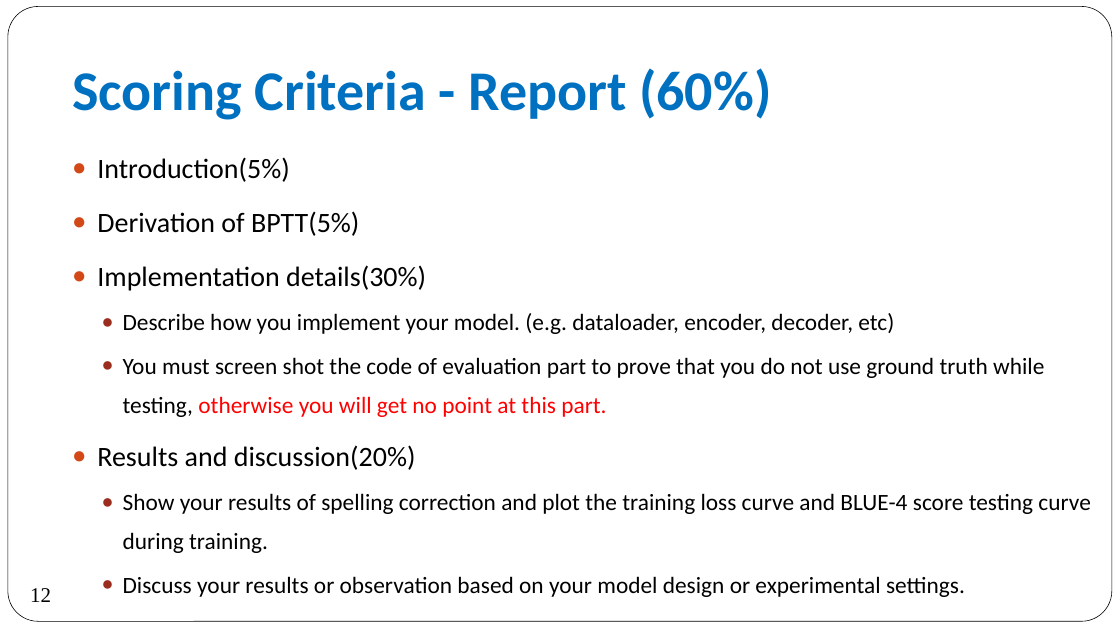
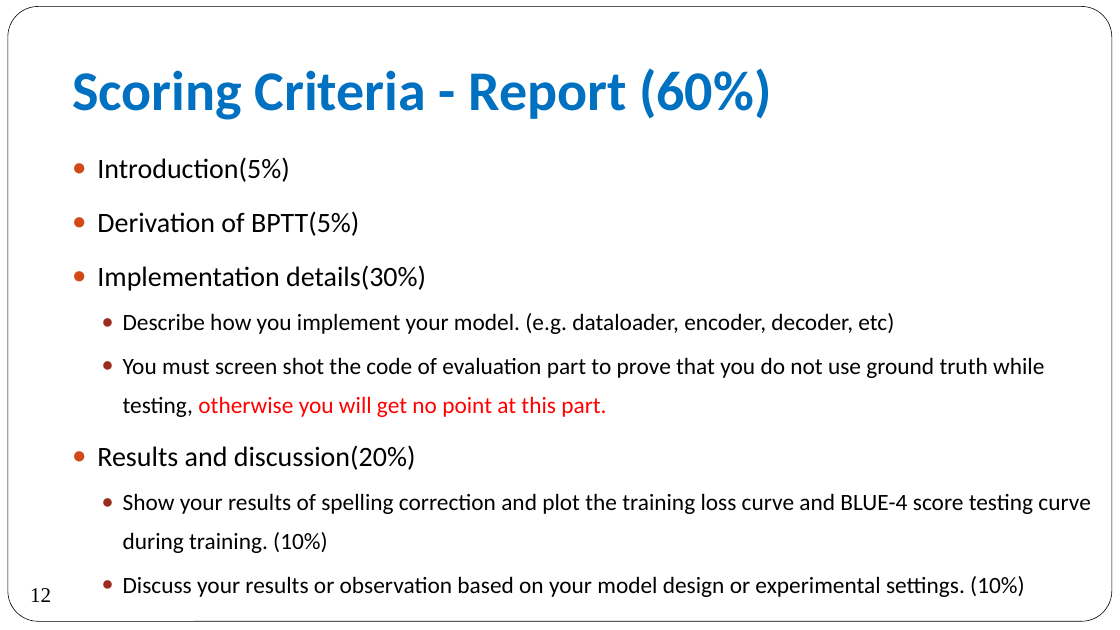
Before and after one commit to 2021-DL-Training-Program/Lab2-Sequence-to-Sequence-Recurrent-Neural-Network, a slide deck: slide 12 of Lab2-Sequence-to-Sequence Recurrent Neural Network.pptx. Drawn at 1120x630 pixels with LibreOffice and Linux fonts; fonts in the diff are those of the drawing. Boxes give left, top, right and bottom in pixels: in the first picture for what was removed or moved away, otherwise in the second. Text is boxed around its words. In the diff, an @@ line names an element or a change of style, - is before the commit and + after.

```diff
--- a/Lab2-Sequence-to-Sequence Recurrent Neural Network.pptx
+++ b/Lab2-Sequence-to-Sequence Recurrent Neural Network.pptx
@@ text at (x1=123, y1=493, x2=1090, y2=597): text changed @@
-  ● Show your results of spelling correction and plot the training loss curve and BLUE-4 score testing curve during training.
-  ● Discuss your results or observation based on your model design or experimental settings.
+  ● Show your results of spelling correction and plot the training loss curve and BLUE-4 score testing curve during training. (10%)
+  ● Discuss your results or observation based on your model design or experimental settings. (10%)
```
Also in this commit, not shown: 3 other slides changed.
